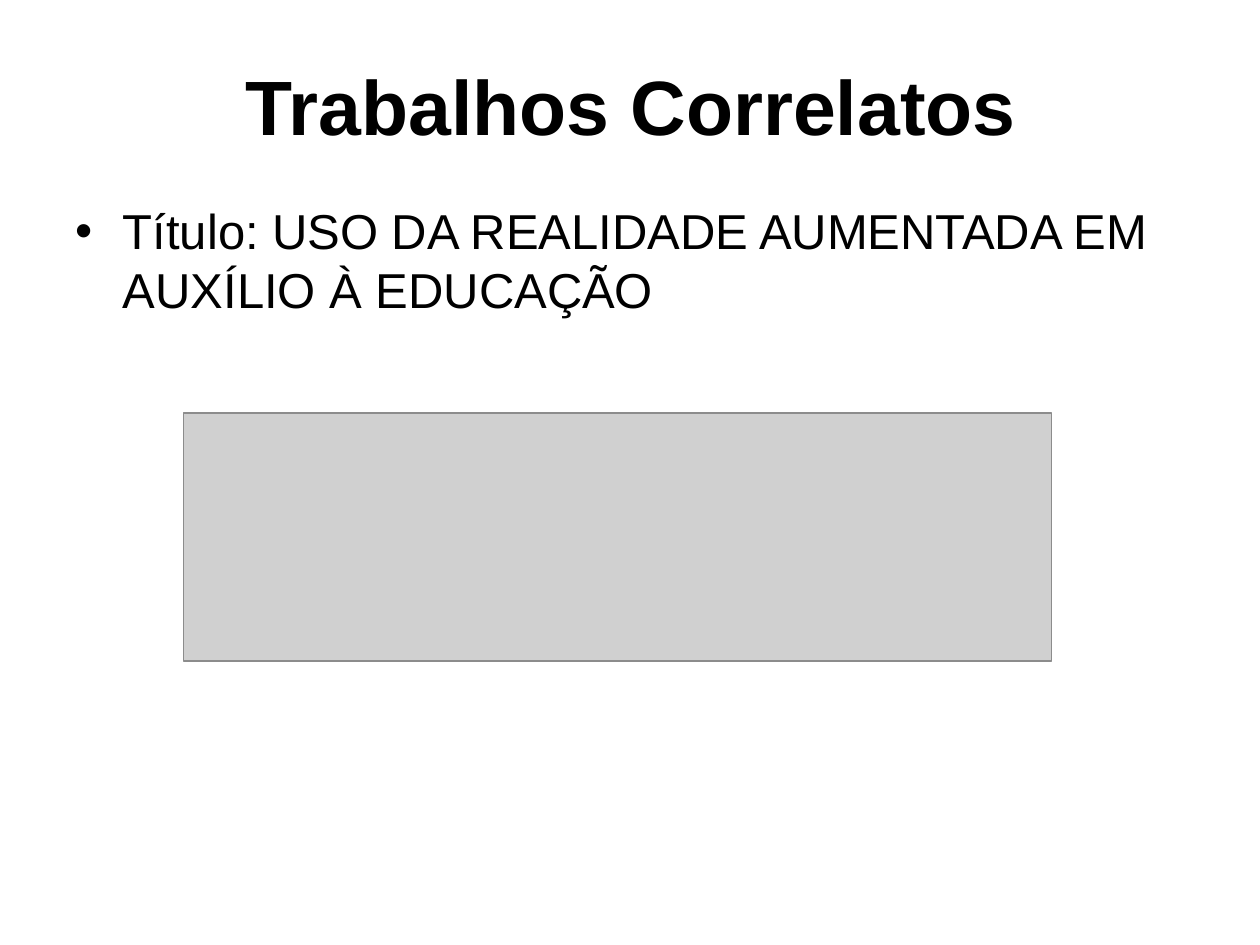
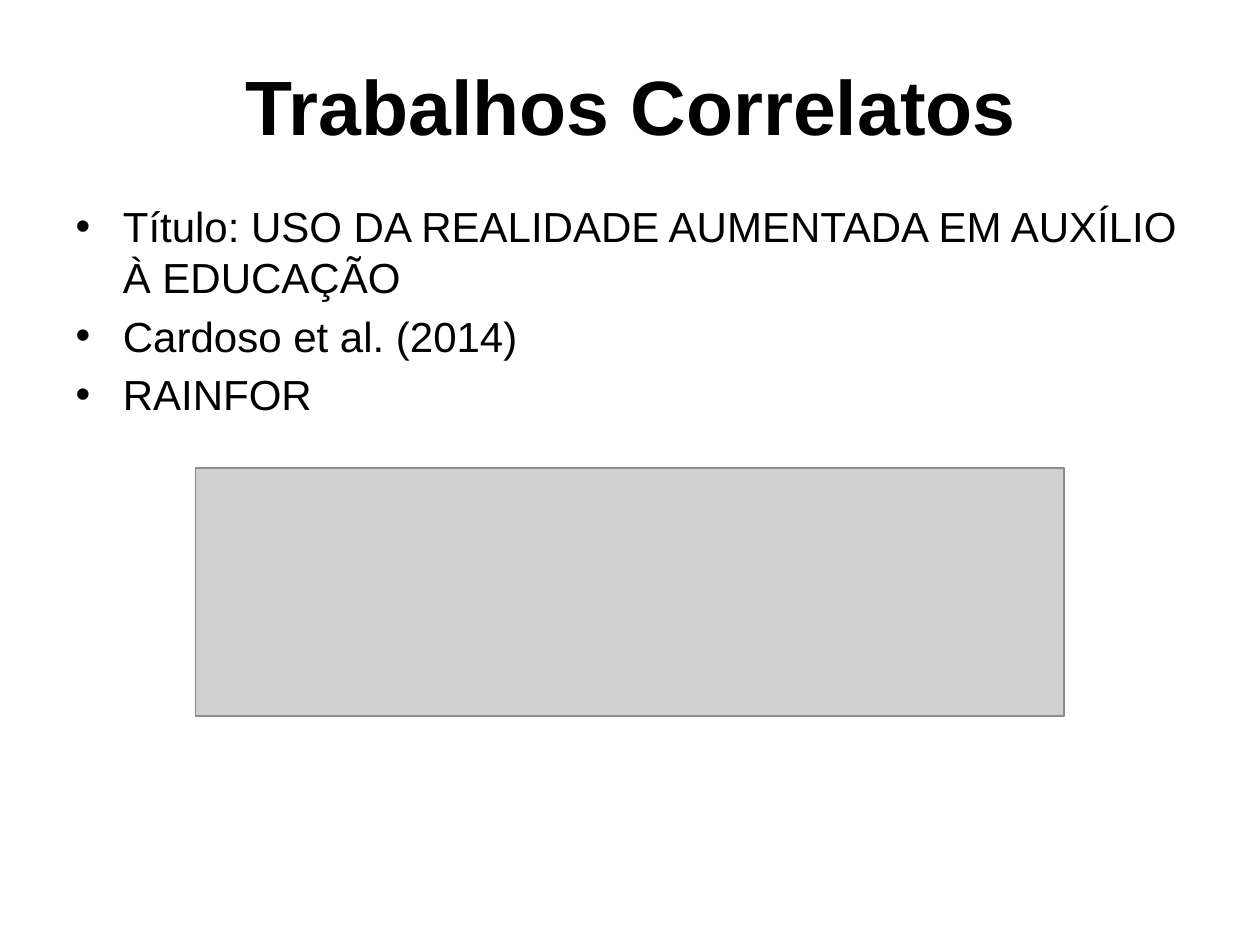
Before and after one commit to gcgfurb/tcc_JulioVicenteBrych, a slide deck: slide 7 of _julio/ApresentaçãoTCC-Julio_Vicente_Brych.pptx. Drawn at 1260x945 pixels with LibreOffice and Linux fonts; fonts in the diff are those of the drawing; grey boxes stand for pictures; background and template pictures are left out. Boxes give left, top, right and bottom in pixels: in the first picture for what was removed or moved away, otherwise in the second. Text is boxed around its words. In the diff, an @@ line names an element or a change of style, - is before the commit and + after.

```diff
--- a/_julio/ApresentaçãoTCC-Julio_Vicente_Brych.pptx
+++ b/_julio/ApresentaçãoTCC-Julio_Vicente_Brych.pptx
@@ text at [123, 209, 1177, 301]: size 28 to 24 pt in "Título: USO DA REALIDADE AUMENTADA EM AUXÍLIO ..." @@
@@ text at [123, 321, 517, 411]: paragraphs added @@
+• Cardoso et al. (2014)
+• RAINFOR
@@ picture: place and size @@
-picture at [184, 413, 1052, 662]
+picture at [195, 467, 1063, 716]
```
Also in this commit, not shown: 10 other slides changed, 1 slide added.
